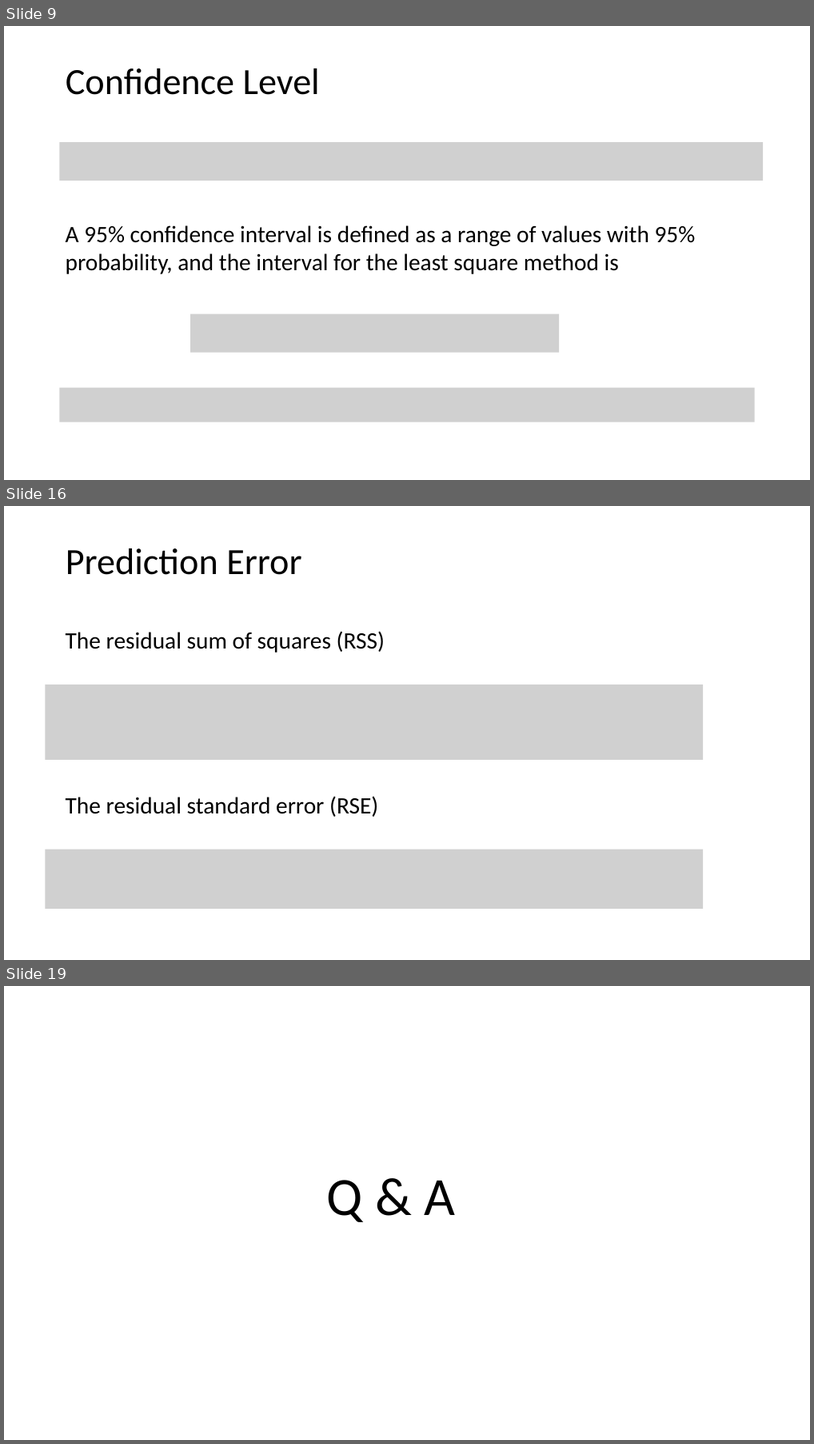
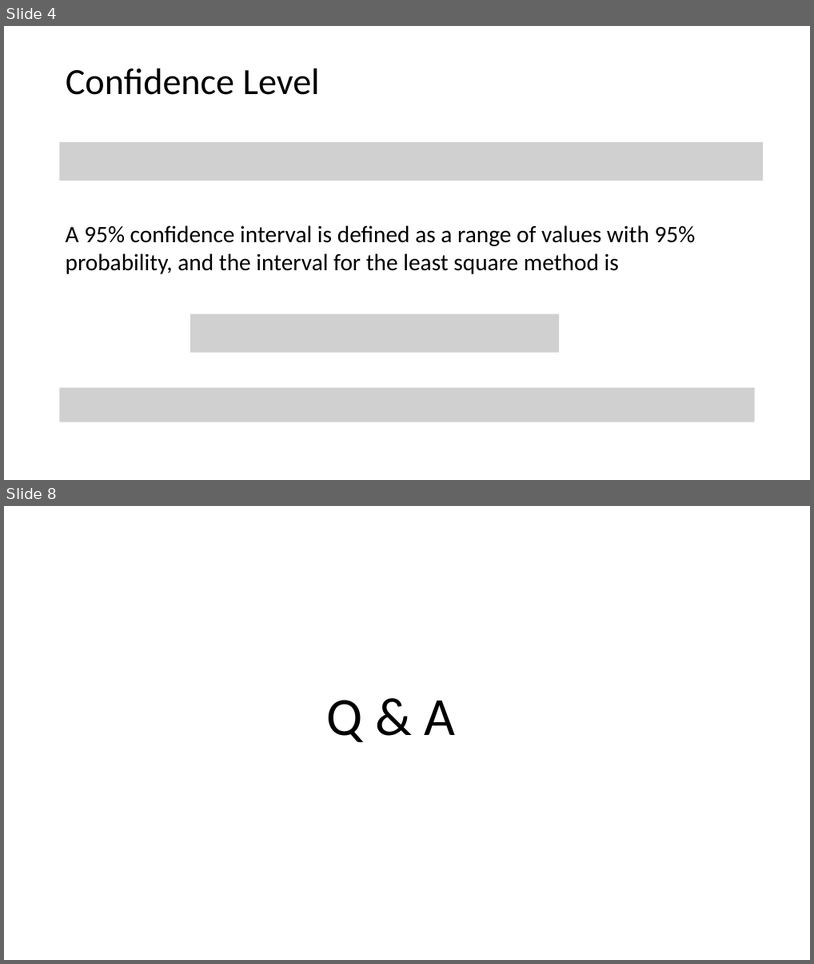
Before and after one commit to tianzheng4/tianzheng4.github.io, a slide deck: _umkc-teaching/slides/Lecture4.pptx. Shown one above the other, each under a label of ours: slides 9, 16 and 19 before the commit, slides 4 and 8 after it; the slides between them are not shown. The pictures are 814x1444 and 814x964 pixels, drawn with LibreOffice and Linux fonts; fonts in the diff are those of the drawing; grey boxes stand for pictures. Boxes give left, top, right and bottom in pixels: in the first picture for what was removed or moved away, otherwise in the second. Text is boxed around its words. In the diff, an @@ line names an element or a change of style, - is before the commit and + after.

```diff
--- a/_umkc-teaching/slides/Lecture4.pptx
+++ b/_umkc-teaching/slides/Lecture4.pptx
@@ slide 16 removed at box(4, 506, 810, 960), background #FFFFFF @@
@@ title removed at box(66, 548, 302, 575) @@
-Prediction Error
@@ text removed at box(66, 631, 385, 652) @@
-The residual sum of squares (RSS)
@@ picture removed at box(45, 684, 703, 760) @@
@@ text removed at box(66, 796, 378, 816) @@
-The residual standard error (RSE)
@@ picture removed at box(45, 849, 703, 908) @@
@@ what was slide 9 is now slide 4 @@
@@ what was slide 19 is now slide 8 @@
```
Also in this commit, not shown: 3 slides added, 13 other slides removed, 3 other files.
